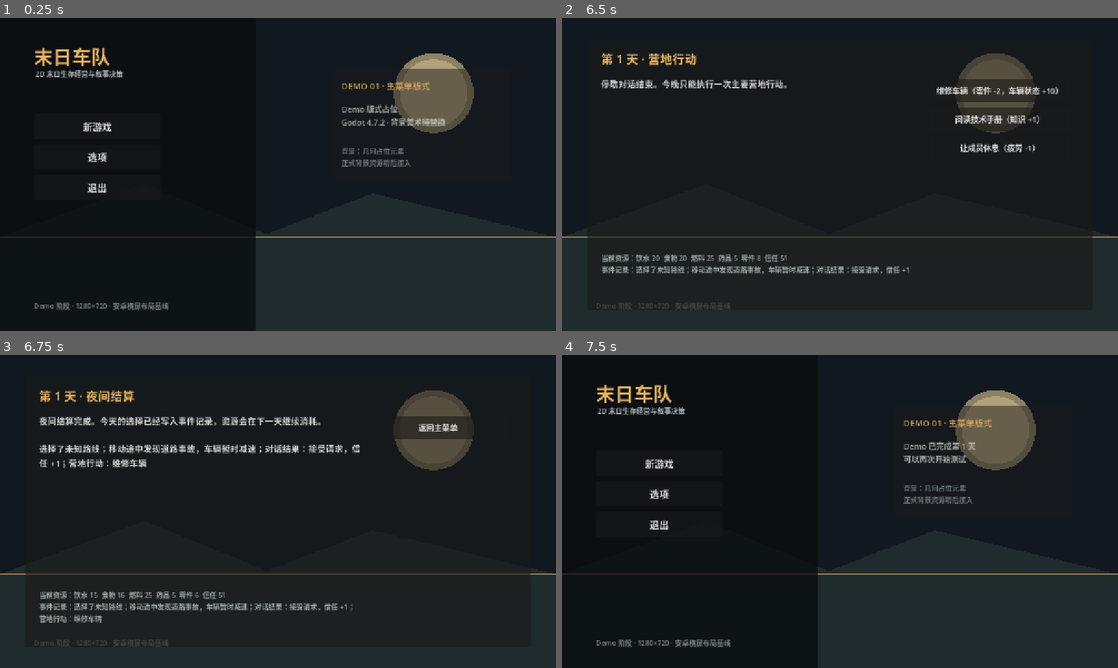
Above: before the commit, frames 1-4 (two rows, left to right).
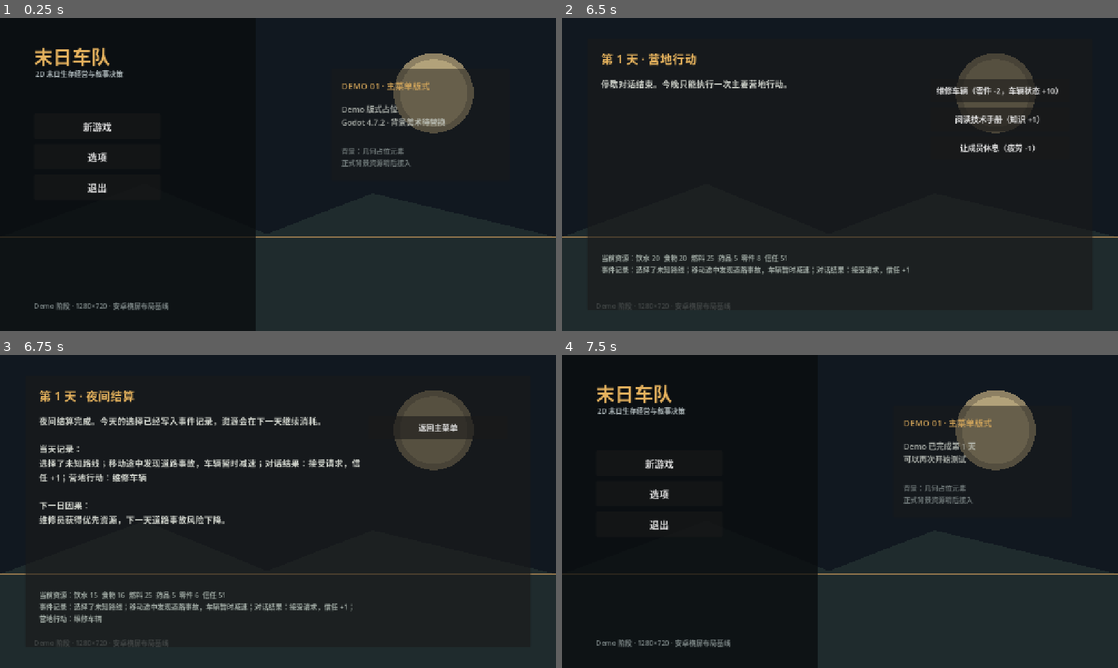
Above: after the commit, the same moments.

Repository: KaiKai306/doomsday-convoy-game
Game: Godot game, scene res://scenes/main.tscn
The game is run twice, just before and just after one commit, with the same random seed, the same clock (stepped at 60 frames per second) and the same inputs.
Inputs:
- Up to frame 1 (0.25 s): no input
- Up to frame 2 (6.5 s): click "新游戏" at 0.5 s; click "确认早晨准备" at 1.25 s; click "安全路线（燃料 -4）" at 2 s; click "资源路线（燃料 -6）" at 2.75 s; click "未知路线（燃料 -5）" at 3.5 s; click "确认出发" at 4.25 s; click "继续前进" at 5 s; click "接受请求（零件 -2，信任 +1）" at 5.75 s
- Up to frame 3 (6.75 s): click "维修车辆（零件 -2，车辆状态 +10）" at 6.5 s
- Up to frame 4 (7.5 s): click "返回主菜单" at 7.25 s

Frames 1-2 are identical in both runs. In frame 3, 3.0% of the frame differs, in the area x 7-65%, y 28-55%; in frame 4, nothing differs.

Commit message:
feat: record dialogue consequences for next day

Diff:
--- a/src/core/day_loop.gd
+++ b/src/core/day_loop.gd
@@ -8,6 +8,7 @@
 var route_choice: String = "安全路线"
 var event_log: Array[String] = []
 var daily_transactions: Array = []
+var next_day_effects: Array[String] = []
 
 func _init(game_state: GameState, demo_content: DemoContent) -> void:
 	state = game_state
@@ -18,6 +19,7 @@
 	route_choice = "安全路线"
 	event_log.clear()
 	daily_transactions = content.morning_transactions()
+	next_day_effects.clear()
 
 func transaction_summary() -> String:
 	if daily_transactions.is_empty():
@@ -49,8 +51,14 @@
 func resolve_dialogue(result: String, parts_cost: int, trust_change: int) -> void:
 	_consume_resource("parts", parts_cost)
 	state.adjust_trust(trust_change)
+	_apply_dialogue_consequence(result)
 	_add_event("对话结果：%s，信任 %+d" % [result, trust_change])
 	state.set_phase(GameState.Phase.CAMP_ACTION)
+
+func next_day_effects_text() -> String:
+	if next_day_effects.is_empty():
+		return "下一天暂无额外因果。"
+	return "\n".join(next_day_effects)
 
 func perform_camp_action(action_name: String, parts_cost: int) -> void:
 	_consume_resource("parts", parts_cost)
@@ -80,3 +88,18 @@
 
 func _add_event(message: String) -> void:
 	event_log.append(message)
+
+func _apply_dialogue_consequence(result: String) -> void:
+	match result:
+		"接受请求":
+			state.world_facts["repair_priority"] = "accepted"
+			state.world_facts["road_accident_modifier"] = -1
+			next_day_effects.append("维修员获得优先资源，下一天道路事故风险下降。")
+		"拒绝请求":
+			state.world_facts["repair_priority"] = "refused"
+			state.world_facts["road_accident_modifier"] = 1
+			next_day_effects.append("维修员的不满被记录，下一天道路事故风险上升。")
+		"暂缓处理":
+			state.world_facts["repair_priority"] = "deferred"
+			state.world_facts["road_accident_modifier"] = 0
+			next_day_effects.append("维修请求被延期，下一天仍可能再次出现。")
--- a/src/core/game_state.gd
+++ b/src/core/game_state.gd
@@ -28,12 +28,14 @@
 var phase: Phase = Phase.MORNING
 var resources: Dictionary = DEFAULT_RESOURCES.duplicate()
 var team_trust: int = 50
+var world_facts: Dictionary = {}
 
 func reset(initial_resources: Dictionary = DEFAULT_RESOURCES, initial_trust: int = 50) -> void:
 	day = 1
 	phase = Phase.MORNING
 	resources = initial_resources.duplicate()
 	team_trust = clampi(initial_trust, 0, 100)
+	world_facts.clear()
 
 func adjust_trust(amount: int) -> void:
 	team_trust = clampi(team_trust + amount, 0, 100)
--- a/src/ui/day_demo.gd
+++ b/src/ui/day_demo.gd
@@ -47,7 +47,7 @@
 			_add_action("阅读技术手册（知识 +1）", func(): _camp_action("阅读技术手册", 0))
 			_add_action("让成员休息（疲劳 -1）", func(): _camp_action("让成员休息", 0))
 		GameState.Phase.NIGHT_SETTLEMENT:
-			phase_body.text = "夜间结算完成。今天的选择已经写入事件记录，资源会在下一天继续消耗。\n\n%s" % day_loop.event_log_text()
+			phase_body.text = "夜间结算完成。今天的选择已经写入事件记录，资源会在下一天继续消耗。\n\n当天记录：\n%s\n\n下一日因果：\n%s" % [day_loop.event_log_text(), day_loop.next_day_effects_text()]
 			_add_action("返回主菜单", func(): return_to_menu.emit())
 
 func _choose_route(route_name: String) -> void:
--- a/tests/run_day_loop_test.gd
+++ b/tests/run_day_loop_test.gd
@@ -28,6 +28,9 @@
 	_check(state.phase == GameState.Phase.CAMP_ACTION, "对话后进入营地行动")
 	_check(state.resources["parts"] == 8, "对话正确消耗零件")
 	_check(state.team_trust == 51, "接受对话请求提高信任")
+	_check(state.world_facts["repair_priority"] == "accepted", "接受请求写入世界事实")
+	_check(state.world_facts["road_accident_modifier"] == -1, "接受请求降低下一日道路事故风险")
+	_check(loop.next_day_effects_text().contains("下降"), "夜间结算生成下一日因果")
 
 	loop.perform_camp_action("维修车辆", 2)
 	_check(state.phase == GameState.Phase.NIGHT_SETTLEMENT, "营地行动后进入夜间结算")
Not shown, changed: .docs/开发/05_开发进度交接.md
